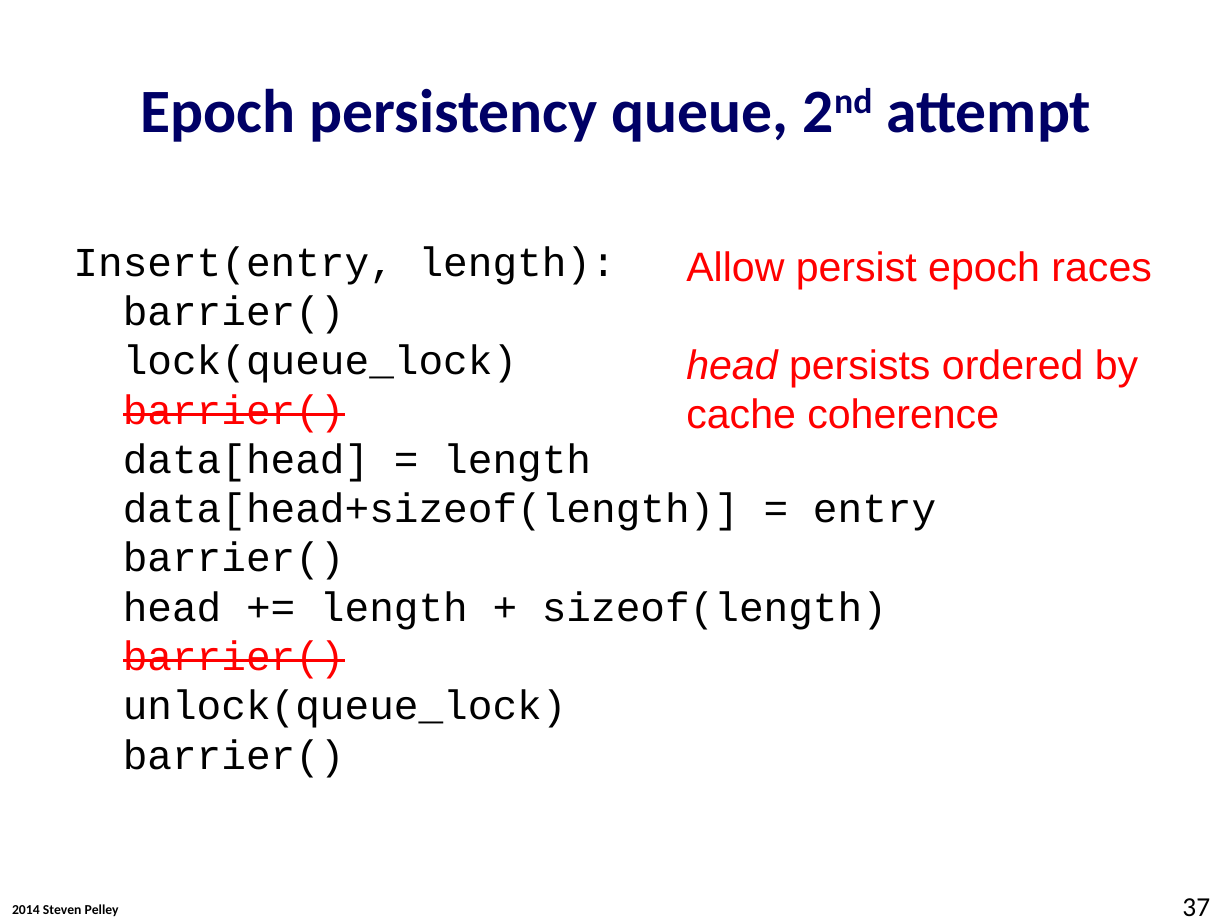
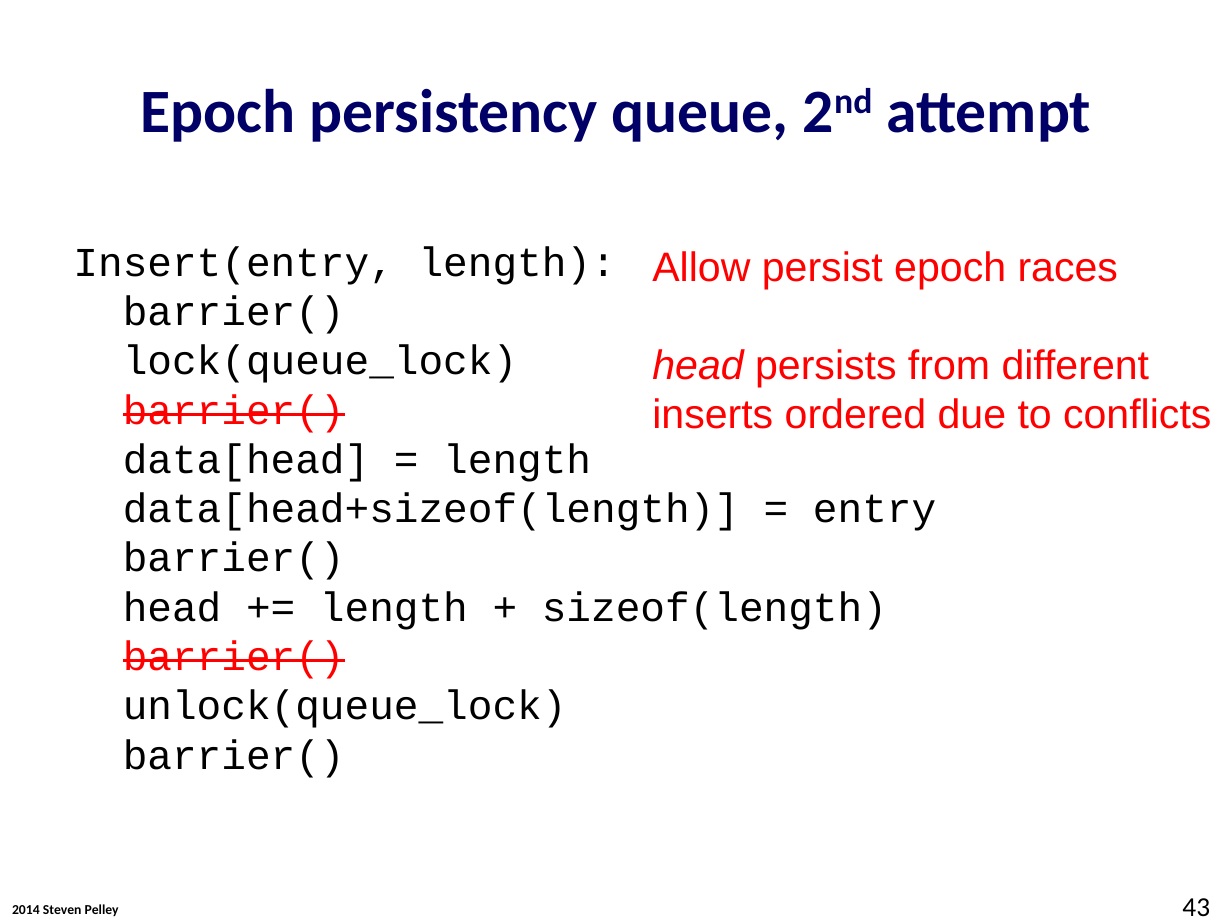
Before and after one commit to Abulila/dissertation, a slide deck: slide 43 of proposal/defense.pptx (slide 37 before the commit). Drawn at 1232x924 pixels with LibreOffice and Linux fonts; fonts in the diff are those of the drawing; background and template pictures are left out. Boxes give left, top, right and bottom in pixels: in the first picture for what was removed or moved away, otherwise in the second. Text is boxed around its words. In the diff, an @@ line names an element or a change of style, - is before the commit and + after.

Commit message:
defense.pptx: intro and working on epoch persistency definition

```diff
--- a/proposal/defense.pptx
+++ b/proposal/defense.pptx
@@ text "Allow persist epoch races" moved from (x1=686, y1=251, x2=1151, y2=429) to (x1=652, y1=251, x2=1211, y2=429) @@
@@ text at (x1=652, y1=349, x2=1211, y2=429): text changed @@
-head persists ordered by
-cache coherence
+head persists from different inserts ordered due to conflicts
@@ page number at (x1=1182, y1=898, x2=1210, y2=917): text changed @@
-37
+43
```
Also in this commit, not shown: 13 other slides changed, 12 slides added, 2 slides removed.
